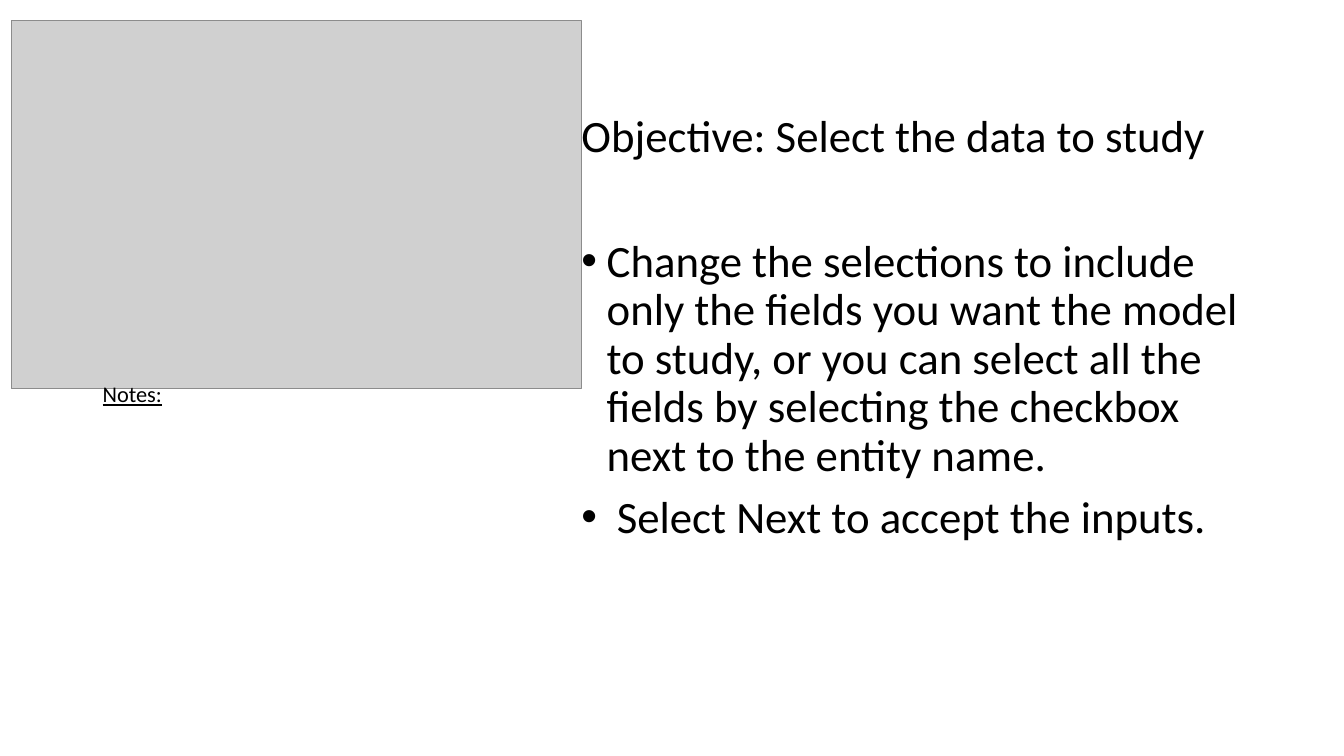
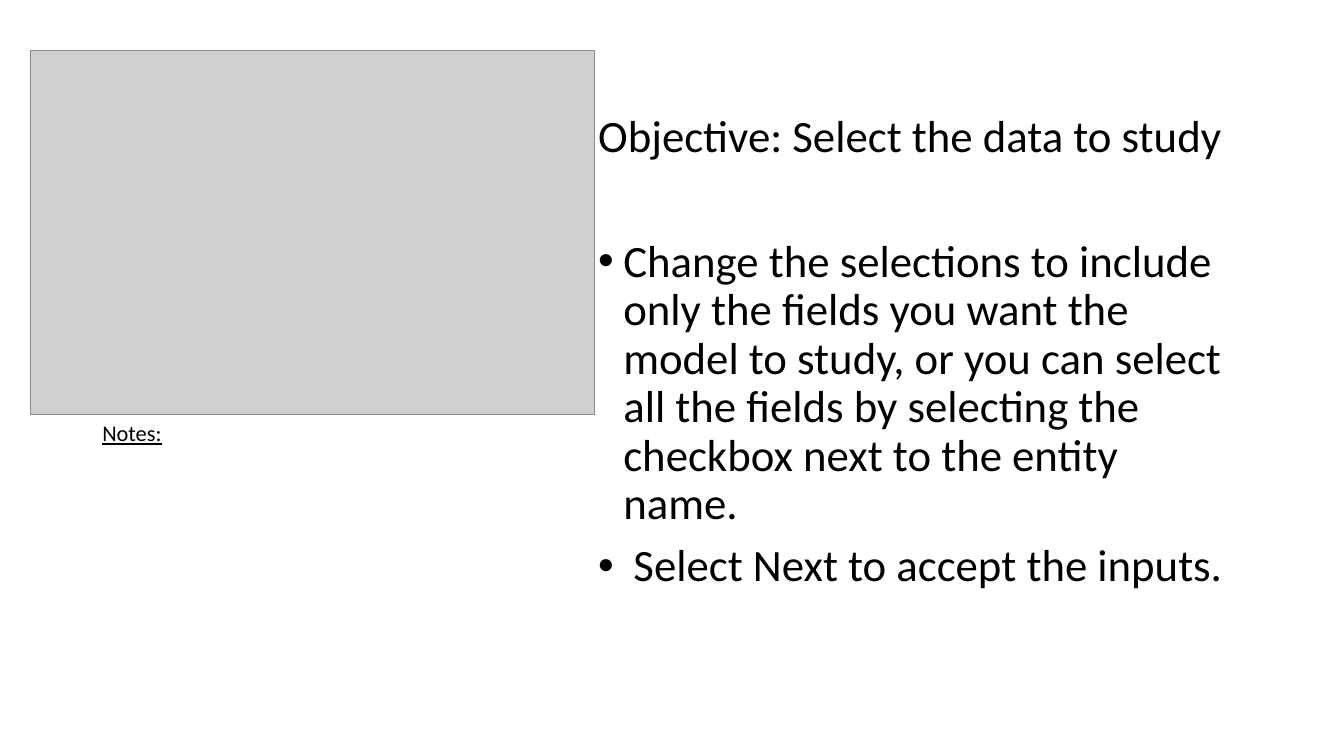
Before and after one commit to aphilip94/bootcamp, a slide deck: slide 14 of AutoML Lab manual.pptx. Drawn at 1344x756 pixels with LibreOffice and Linux fonts; fonts in the diff are those of the drawing; grey boxes stand for pictures. Boxes give left, top, right and bottom in pixels: in the first picture for what was removed or moved away, otherwise in the second. Text is boxed around its words. In the diff, an @@ line names an element or a change of style, - is before the commit and + after.

```diff
--- a/AutoML Lab manual.pptx
+++ b/AutoML Lab manual.pptx
@@ picture: place and size @@
-picture at [11, 21, 581, 389]
+picture at [30, 50, 595, 415]
@@ text "Objective: Select the data to ..." rewrapped from [581, 115, 1237, 541] to [598, 121, 1222, 589] @@
@@ text "Notes:": place and size @@
-text "Notes:" at [103, 387, 162, 408]
+text "Notes:" at [102, 426, 161, 445]
```
Also in this commit, not shown: 18 other slides changed.
